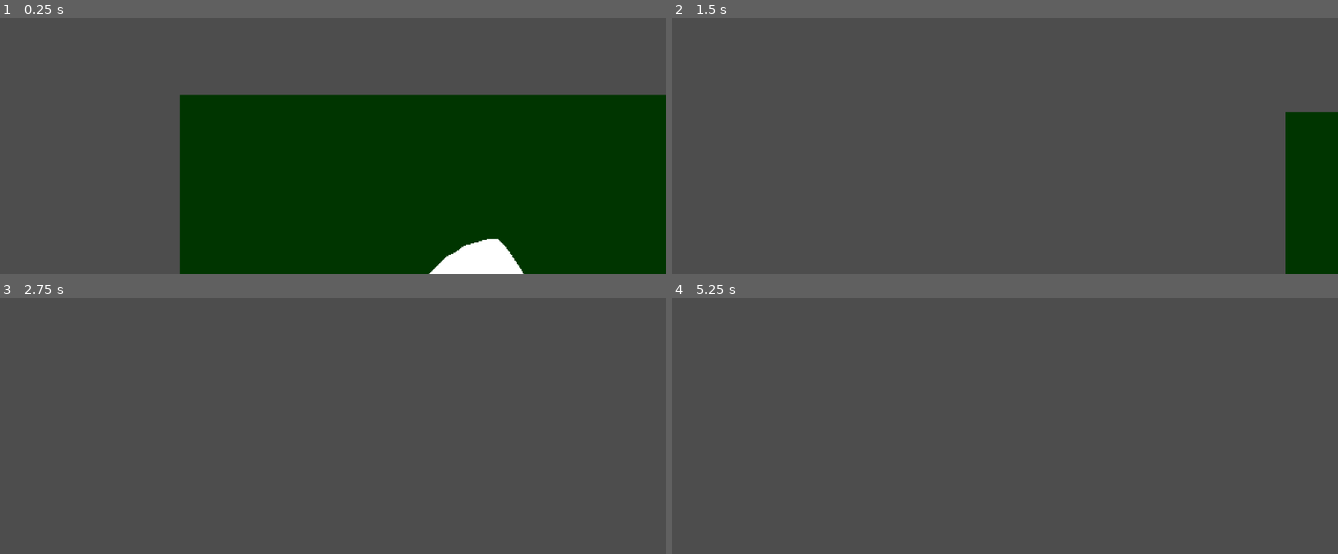
Above: before the commit, frames 1-4 (two rows, left to right).
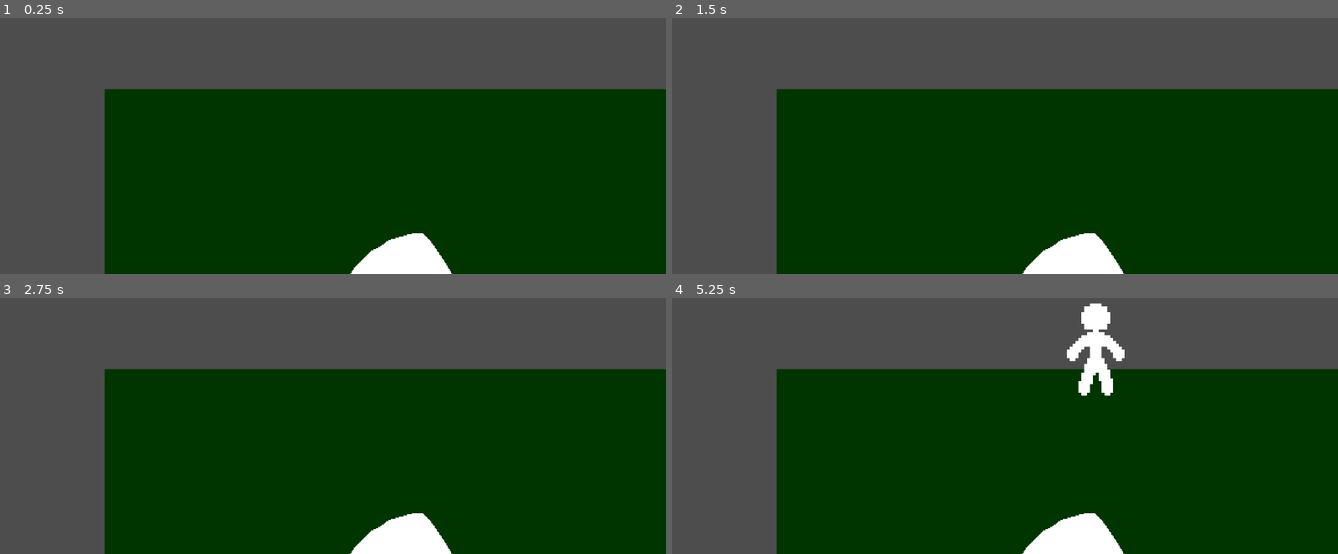
Above: after the commit, the same moments.

Repository: dbshincompany/BossCurseGame
Game: Godot game, scene res://world.tscn
The game is run twice, just before and just after one commit, with the same random seed, the same clock (stepped at 60 frames per second) and the same inputs. This scene is started directly instead of the project's main scene.
Inputs:
- Up to frame 1 (0.25 s): no input
- Up to frame 2 (1.5 s): hold Right (ui_right) 0.53-1.28 s; hold Down (ui_down) from 1.28 s (still down)
- Up to frame 3 (2.75 s): tap Enter at 2 s; release Down (ui_down) at 2.03 s; hold Right (ui_right) from 2.03 s (still down)
- Up to frame 4 (5.25 s): tap Space at 2.75, 4.25 s; release Right (ui_right) at 2.78 s; hold Up (ui_up) 2.78-3.53 s; tap Enter at 3.5, 5 s; hold Left (ui_left) 3.53-5.03 s; hold Down (ui_down) from 5.03 s (still down)

The runs differ from the first frame. In frame 1, 13% of the frame differs, in the area x 15-100%, y 27-100%; in frame 2, 56%; in frame 3, 61%; in frame 4, 62%, in the area x 15-100%, y 1-100%.

Commit message:
Base Room
settled area in which player can move

Diff:
--- a/Boss/Boss.gd
+++ b/Boss/Boss.gd
@@ -1,7 +1,7 @@
 extends CharacterBody2D
 
 
-const SPEED = 600.0
+const SPEED = 0
 const DISTANCE = 500
 
 var playerPositionX = 0
--- a/project.godot
+++ b/project.godot
@@ -12,7 +12,7 @@
 
 config/name="CursedBossProject"
 run/main_scene="res://main.tscn"
-config/features=PackedStringArray("4.1", "Forward Plus")
+config/features=PackedStringArray("4.2", "Forward Plus")
 config/icon="res://icon.svg"
 
 [dotnet]
--- a/world.tscn
+++ b/world.tscn
@@ -9,6 +9,15 @@
 
 [node name="Player" parent="." instance=ExtResource("1_owp0l")]
 position = Vector2(1776, 832)
+collision_mask = 3
 
 [node name="Boss" parent="." instance=ExtResource("3_hdno3")]
 position = Vector2(681, 827)
+
+[node name="StaticBody2D" type="StaticBody2D" parent="."]
+
+[node name="CollisionPolygon2D" type="CollisionPolygon2D" parent="StaticBody2D"]
+position = Vector2(0.999969, 170)
+scale = Vector2(293.859, 131.941)
+build_mode = 1
+polygon = PackedVector2Array(2.08165e-12, 2.08165e-12, 10, 2.08165e-12, 10, 10, 2.08165e-12, 10)
